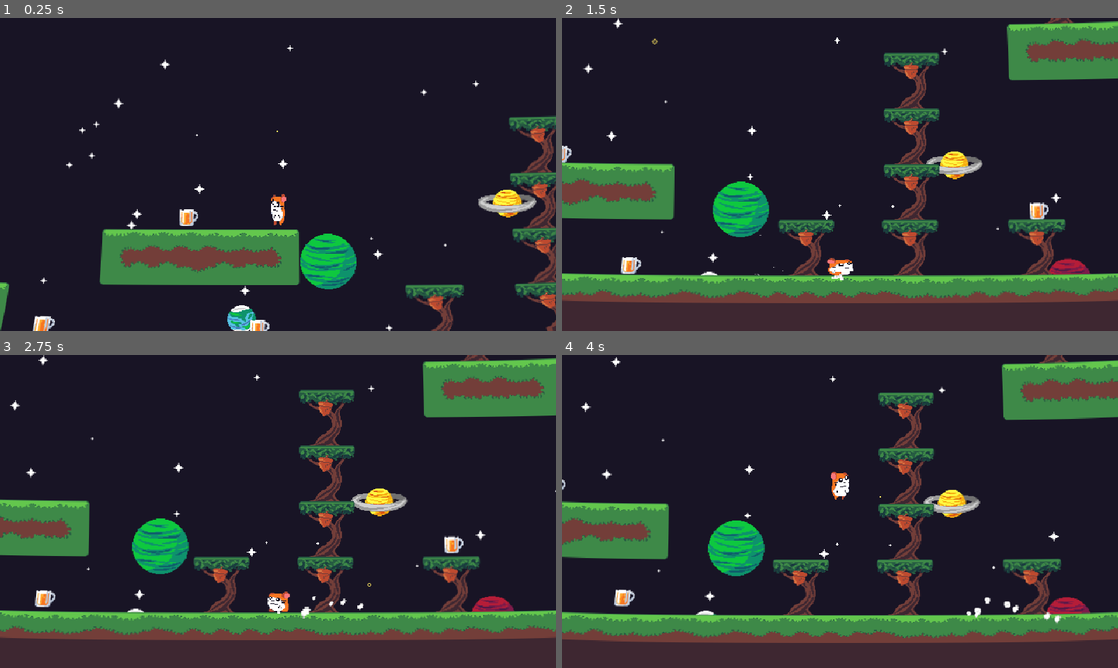
Above: before the commit, frames 1-4 (two rows, left to right).
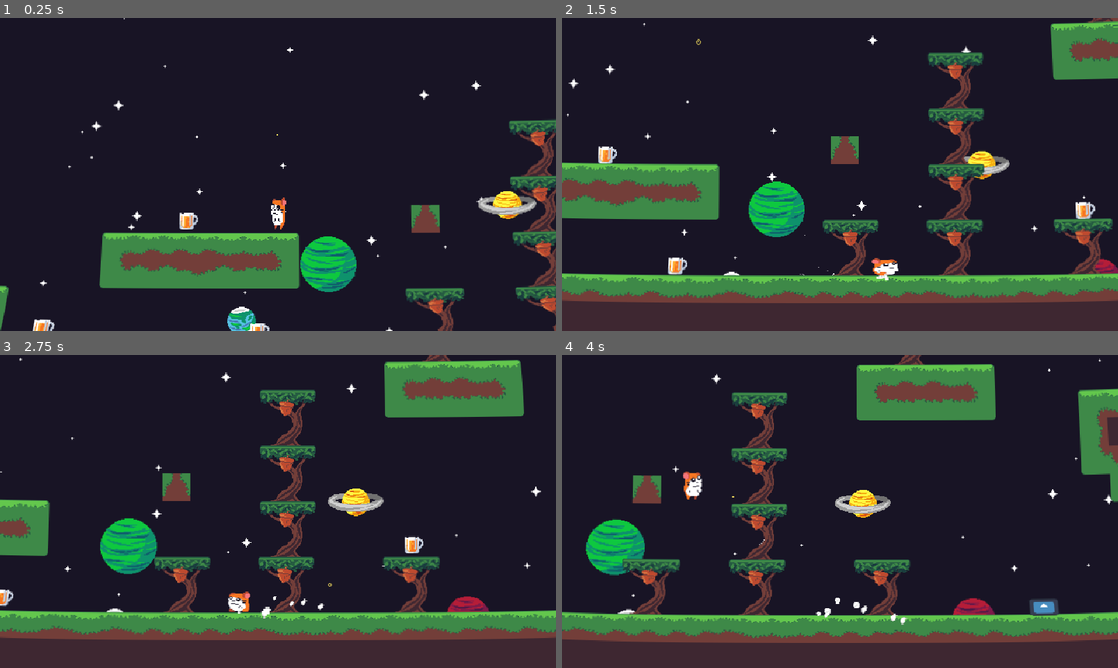
Above: after the commit, the same moments.

Repository: Codex112008/GMTK-2025-Game-Jam
Game: Godot game, scene res://Scenes/Game.tscn
The game is run twice, just before and just after one commit, with the same random seed, the same clock (stepped at 60 frames per second) and the same inputs. The engine's default icon, where the game draws it, is replaced by a stand-in: a white triangle on a blue panel in a dark square.
Inputs:
- Up to frame 1 (0.25 s): no input
- Up to frame 2 (1.5 s): hold D (right) from 0.53 s (still down); tap Space (jump) at 0.6, 0.77, 1.07, 1.35 s
- Up to frame 3 (2.75 s): tap Space (jump) at 1.52, 1.82, 2.1 s; release D (right) at 2.03 s; hold A (left) from 2.03 s (still down)
- Up to frame 4 (4 s): release A (left) at 2.78 s; hold D (right) from 2.78 s (still down); tap Space (jump) at 2.85, 3.02, 3.32, 3.6, 3.77 s

The runs differ from the first frame. In frame 1, 8.0% of the frame differs, in the area x 0-100%, y 0-100%; in frame 2, 20%; in frame 3, 20%; in frame 4, 28%, in the area x 0-100%, y 0-91%.

Commit message:
Spike framework + readded horiz cam smoothing + fixed blurry art when moving

Diff:
--- a/BaseTileSet.tres
+++ b/BaseTileSet.tres
@@ -143,6 +143,7 @@
 3:5/0/terrains_peering_bit/bottom_left_corner = 0
 3:5/0/terrains_peering_bit/left_side = 0
 3:5/0/terrains_peering_bit/top_side = 0
+3:5/0/custom_data_0 = true
 2:3/0 = 0
 2:3/0/terrain_set = 0
 2:3/0/terrain = 0
@@ -268,4 +269,6 @@
 terrain_set_0/mode = 0
 terrain_set_0/terrain_0/name = "Terrain 0"
 terrain_set_0/terrain_0/color = Color(1, 0, 0, 1)
+custom_data_layer_0/name = "IsSpike"
+custom_data_layer_0/type = 1
 sources/0 = SubResource("TileSetAtlasSource_doq1g")
--- a/Scenes/Game.tscn
+++ b/Scenes/Game.tscn
@@ -58,6 +58,7 @@
 
 [node name="camera2d" type="Camera2D" parent="." node_paths=PackedStringArray("target", "level")]
 position = Vector2(-24, -135)
+process_callback = 0
 script = ExtResource("3_fgofq")
 target = NodePath("../Player")
 level = NodePath("../Environment/base_tile_map")
@@ -114,10 +115,11 @@
 [node name="Beer6" parent="Environment/Beers" instance=ExtResource("2_b2bpf")]
 position = Vector2(415, 17)
 
-[node name="base_tile_map" type="TileMapLayer" parent="Environment" node_paths=PackedStringArray("instantiated_nodes", "player")]
-tile_map_data = PackedByteArray("AAD3/wMAAAACAAAAAAD4/wMAAAA …(8688 unchanged characters)… BAAIAAADi/wQAAAABAAEAAADi/wUAAAABAAEAAAA=")
+[node name="base_tile_map" type="TileMapLayer" parent="Environment" node_paths=PackedStringArray("camera", "instantiated_nodes", "player")]
+tile_map_data = PackedByteArray("AAD3/wMAAAACAAAAAAD4/wMAAAA …(8688 unchanged characters)… BAAIAAADi/wQAAAABAAEAAADi/wUAAAABAAEAAAAEAP7/AAADAAUAAAA=")
 tile_set = ExtResource("2_gl6un")
 script = ExtResource("6_7lihs")
+camera = NodePath("../../camera2d")
 instantiated_nodes = NodePath("../../InstantiatedNodes")
 player = NodePath("../../Player")
 
--- a/Scenes/Player.tscn
+++ b/Scenes/Player.tscn
@@ -149,7 +149,7 @@
 _data = [Vector2(0, 0.787398), 0.0, 1.97426, 0, 0, Vector2(0.144068, 1.44348), 0.0, 0.0, 0, 0, Vector2(1, 0), 0.0, 0.0, 0, 0]
 point_count = 3
 
-[node name="Player" type="CharacterBody2D" node_paths=PackedStringArray("coyote_timer", "jump_buffer_timer", "short_jump_timer", "spin_timer", "my_sprite", "time_rewinder", "collision_shape", "drunk_particles", "jump_particles", "land_particles", "run_particles")]
+[node name="Player" type="CharacterBody2D" node_paths=PackedStringArray("coyote_timer", "jump_buffer_timer", "short_jump_timer", "spin_timer", "i_frame_timer", "my_sprite", "time_rewinder", "collision_shape", "drunk_particles", "jump_particles", "land_particles", "run_particles")]
 collision_layer = 2
 script = ExtResource("1_kyqiw")
 speed = 260.0
@@ -161,6 +161,7 @@
 jump_buffer_timer = NodePath("Timers/JumpBufferTimer")
 short_jump_timer = NodePath("Timers/ShortJumpTimer")
 spin_timer = NodePath("Timers/SpinTimer")
+i_frame_timer = NodePath("Timers/IFrameTimer")
 my_sprite = NodePath("AnimatedSprite2D")
 time_rewinder = NodePath("Rewinder")
 collision_shape = NodePath("CollisionShape2D")
@@ -208,6 +209,11 @@
 [node name="SpinTimer" type="Timer" parent="Timers"]
 wait_time = 0.5
 one_shot = true
+
+[node name="IFrameTimer" type="Timer" parent="Timers"]
+wait_time = 0.1
+one_shot = true
+autostart = true
 
 [node name="Particles" type="Node2D" parent="."]
 
--- a/Scripts/CameraFollow.gd
+++ b/Scripts/CameraFollow.gd
@@ -3,7 +3,7 @@
 @export var y_smooth_speed : float = 5.0
 @export var target : Node2D
 
-@export var level : TileMapLayer
+@export var level : MainTliemap
 
 const TILESIZE : float = 32
 
@@ -15,5 +15,5 @@
 
 
 
-func _process(delta):
-	global_position = Vector2(target.global_position.x, lerpf(global_position.y, target.global_position.y, y_smooth_speed * delta))
+func _physics_process(delta):
+	global_position = global_position.lerp(target.global_position, y_smooth_speed * delta)
--- a/Scripts/GenerateStars.gd
+++ b/Scripts/GenerateStars.gd
@@ -17,30 +17,22 @@
 
 func _ready() -> void:
 	for i in range(0, foreground_stars):
-		var texture = star_types.pick_random()
-		var position = Vector2(ran.randi_range(-440, 1240), ran.randi_range(-360, 360))
-		var new_star = create_star(texture, position)
+		var new_star = create_star()
 		frontmost.add_child(new_star)
-		new_star.position = position
 
 	for i in range(0, midground_stars):
-		var texture = star_types.pick_random()
-		var position = Vector2(ran.randi_range(-440, 1240), ran.randi_range(-360, 360))
-		var new_star = create_star(texture, position)
+		var new_star = create_star()
 		midground.add_child(new_star)
-		new_star.position = position
 
 	for i in range(0, background_stars):
-		var texture = star_types.pick_random()
-		var position = Vector2(ran.randi_range(-440, 1240), ran.randi_range(-360, 360))
-		var new_star = create_star(texture, position)
+		var new_star = create_star()
 		backmost.add_child(new_star)
-		new_star.position = position
 
 
-func create_star(texture : Texture2D, position : Vector2) -> Sprite2D:
+func create_star() -> Sprite2D:
 	var new_star : Sprite2D = star_scene.instantiate()
-	new_star.texture = texture
+	new_star.position = Vector2(ran.randi_range(-440, 1240), ran.randi_range(-360, 360))
+	new_star.texture = star_types.pick_random()
 	new_star.z_index = -1
 
 	return new_star
--- a/Scripts/MainTileMap.gd
+++ b/Scripts/MainTileMap.gd
@@ -1,13 +1,13 @@
 extends TileMapLayer
 class_name MainTliemap
 
+@export var camera : Camera2D
 @export var instantiated_nodes : Node2D
 @export var player : PlayerController
 
 @export_group("Background")
 @export var parallax_background : CanvasLayer
 
-var camera : Camera2D
 var left_tilemap_clone : TileMapLayer
 var right_tilemap_clone : TileMapLayer
 
@@ -16,8 +16,6 @@
 
 # Called when the node enters the scene tree for the first time.
 func _ready():
-	camera = player.get_child(-1) as Camera2D
-
 	# duplicate level
 	left_tilemap_clone = duplicate()
 	left_tilemap_clone.position.x -= get_rect_world_pos_x()
@@ -29,23 +27,19 @@
 	right_tilemap_clone.set_script(null)
 	instantiated_nodes.add_child(right_tilemap_clone)
 
-	# duplicate background
-	#left_parallax_clone = parallax_background.duplicate()
-	#left_parallax_clone.offset.x -= get_rect_world_pos_x()
-	#instantiated_nodes.add_child(left_parallax_clone)
-#
-	#right_parallax_clone = parallax_background.duplicate()
-	#right_parallax_clone.offset.x += get_rect_world_pos_x()
-	#instantiated_nodes.add_child(right_parallax_clone)
 
 
 # Called every frame. 'delta' is the elapsed time since the previous frame.
 func _process(delta):
 	if player.position.x > get_rect_world_pos_x() / 2:
-		player.position.x = -get_rect_world_pos_x() / 2
+		player.position.x -= get_rect_world_pos_x()
+		camera.position.x -= get_rect_world_pos_x()
+		camera.reset_physics_interpolation()
 		move_thrown_nuts(false)
 	elif player.position.x < -get_rect_world_pos_x() / 2:
-		player.position.x = get_rect_world_pos_x() / 2
+		player.position.x += get_rect_world_pos_x()
+		camera.position.x += get_rect_world_pos_x()
+		camera.reset_physics_interpolation()
 		move_thrown_nuts(true)
 
 func get_rect_world_pos_x() -> float:
--- a/Scripts/PlayerController.gd
+++ b/Scripts/PlayerController.gd
@@ -26,11 +26,15 @@
 
 var dir : int
 
+@export var max_health : int = 5
+var current_health : int
+
 @export_group("References")
 @export var coyote_timer : Timer
 @export var jump_buffer_timer : Timer
 @export var short_jump_timer : Timer
 @export var spin_timer : Timer
+@export var i_frame_timer : Timer
 @export var my_sprite : AnimatedSprite2D
 @export var time_rewinder : Rewinder
 @export var collision_shape : CollisionShape2D
@@ -52,6 +56,8 @@
 	time_rewinder.done_rewinding.connect(enable_inputs)
 
 	starting_point = position
+
+	current_health = max_health
 
 func _process(delta : float) -> void:
 	var shader_material : ShaderMaterial = curve_effect_rect.material as ShaderMaterial
@@ -165,6 +171,15 @@
 			collidingTree.empty = true
 			nutted_trees.append(collidingTree)
 
+		if i_frame_timer.time_left == 0:
+			var colliding_tilemap : MainTliemap = get_slide_collision(i).get_collider() as MainTliemap
+			if colliding_tilemap != null:
+				var collision_point : Vector2 = get_slide_collision(i).get_position()
+				var tile_coords : Vector2i = colliding_tilemap.local_to_map(colliding_tilemap.to_local(collision_point))
+				var tile_data : TileData = colliding_tilemap.get_cell_tile_data(tile_coords)
+				if tile_data != null && tile_data.get_custom_data("IsSpike") == true:
+					take_damage()
+
 func jump():
 	jump_particles.restart()
 	jump_particles.emitting = true
@@ -194,6 +209,16 @@
 	set_process_input(true)
 	set_process_unhandled_input(true)
 
+func take_damage():
+	print("Ouch!")
+	i_frame_timer.start()
+	current_health -= 1
+	if current_health <= 0:
+		start_rewind()
+		current_health = max_health
+	else:
+		jump()
+
 func pass_out():
 	print("LMAO good job drunkard")
 	# win screen anims
Not shown, added: Scenes/Game.tscn18073091718.tmp
Not shown, added: Scenes/Game.tscn20606809055.tmp
